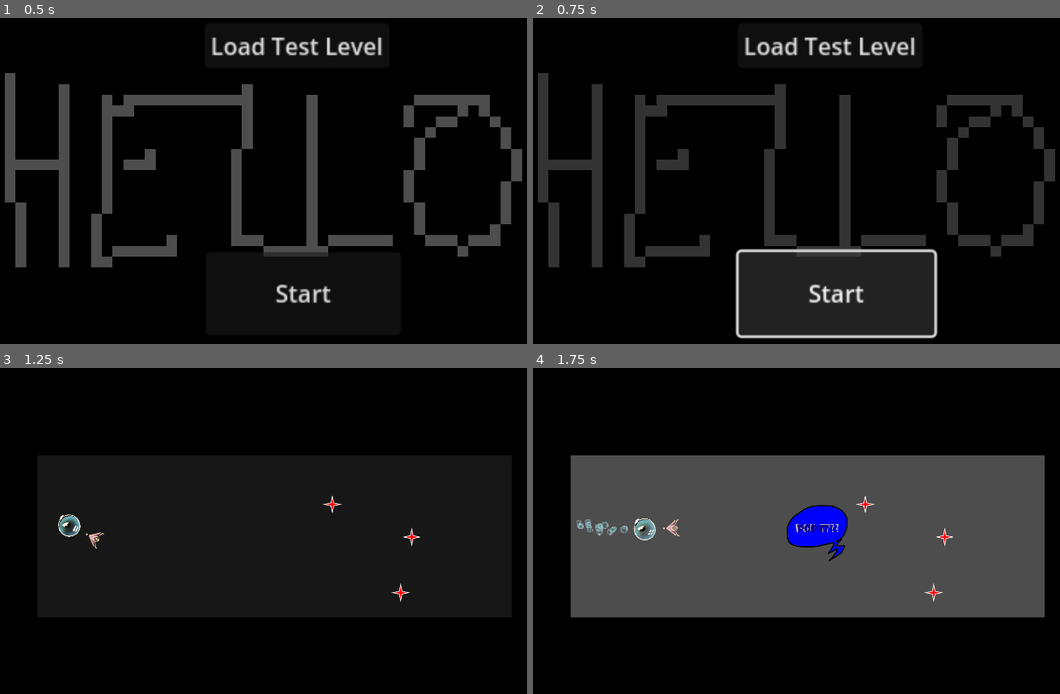
Above: before the commit, frames 1-4 (two rows, left to right).
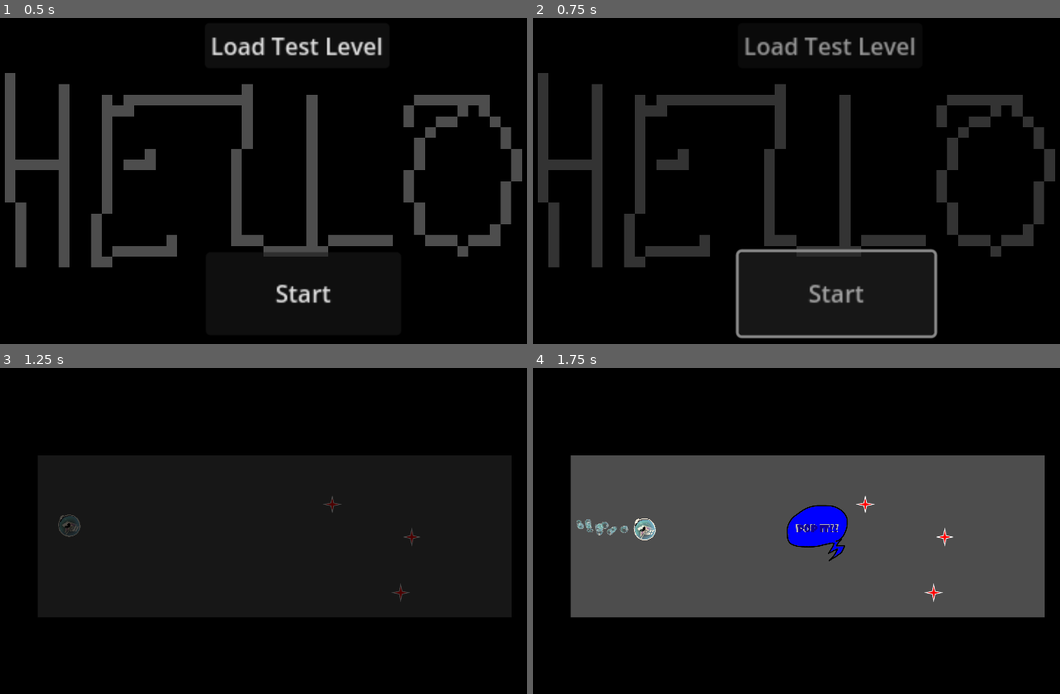
Above: after the commit, the same moments.

Repository: davifarhi/GGJ25-CrashSim-Untitled
Game: Godot game, scene res://scenes/dummy-flow/hello.tscn
Same seed, same stepped clock (60 frames per second), same inputs: the game is played once before the commit and once after it.
Inputs (mouse positions are in pixels of both pictures, inside the frame that each line leads up to):
- Up to frame 1 (0.5 s): no input
- Up to frame 2 (0.75 s): click "Start" at 0.5 s
- Up to frame 3 (1.25 s): no input
- Up to frame 4 (1.75 s): move the mouse to (959, 511) at 1.27 s; click (959, 511) at 1.35 s

Frame 1 is identical in both runs. In frame 2, 2.1% of the frame differs, in the area x 38-77%, y 5-99%; in frame 3, 0.4%; in frame 4, 0.1%.

Commit message:
Fixed some transitions and added fade in/out on end/backtomainmenu

Diff:
--- a/ggj-crashsim-untilted/autoloads/fade.tscn
+++ b/ggj-crashsim-untilted/autoloads/fade.tscn
@@ -65,6 +65,7 @@
 }
 
 [node name="ColorRect" type="ColorRect" parent="."]
+z_index = 800
 offset_right = 40.0
 offset_bottom = 40.0
 scale = Vector2(70.5375, 70.5375)
--- a/ggj-crashsim-untilted/autoloads/game_manager.gd
+++ b/ggj-crashsim-untilted/autoloads/game_manager.gd
@@ -11,6 +11,11 @@
 
 var next_scene: int = 1
 var is_scene_pausable: bool = true
+
+enum FADE_TO { BYE, LEVEL, MENU }
+
+var next_fade_out_to: FADE_TO = FADE_TO.LEVEL
+
 
 # Called when the node enters the scene tree for the first time.
 func _ready() -> void:
@@ -29,6 +34,7 @@
 # Called every frame. 'delta' is the elapsed time since the previous frame.
 func _process(_delta: float) -> void:
 	pass
+
 
 func _start_game() -> void:
 	load_next_scene()
@@ -58,18 +64,21 @@
 
 func load_bye() -> void:
 	is_scene_pausable = false
-	get_tree().change_scene_to_file(SCENE_FILES_BASE + "bye.tscn")
+	Fade.fade_out()
+	next_fade_out_to = FADE_TO.BYE
 
 
 func load_menu() -> void:
 	is_scene_pausable = false
-	get_tree().change_scene_to_file(SCENE_FILES_BASE + "hello.tscn")
-	next_scene = 1
+	Fade.fade_out()
+	PopIt.hide()
+	next_fade_out_to = FADE_TO.MENU
 
 
 func load_next_scene():
 	is_scene_pausable = false
 	Fade.fade_out()
+	next_fade_out_to = FADE_TO.LEVEL
 
 
 func load_test_scene():
@@ -82,13 +91,22 @@
 
 
 func _on_fadein_finished():
-	is_scene_pausable = true
-	PopIt.StartPOPIt.emit()
+	match next_fade_out_to:
+		FADE_TO.LEVEL:
+			is_scene_pausable = true
+			PopIt.StartPOPIt.emit()
 
 
 func _on_fadeout_finished():
-	var next_scene_formatted = SCENE_FILES_BASE + "scene"+ str(next_scene) + ".tscn"
-	get_tree().change_scene_to_file(next_scene_formatted)
-	next_scene += 1
+	match next_fade_out_to:
+		FADE_TO.LEVEL:
+			var next_scene_formatted = SCENE_FILES_BASE + "scene"+ str(next_scene) + ".tscn"
+			get_tree().change_scene_to_file(next_scene_formatted)
+			next_scene += 1
+		FADE_TO.BYE:
+			get_tree().change_scene_to_file(SCENE_FILES_BASE + "bye.tscn")
+		FADE_TO.MENU:
+			get_tree().change_scene_to_file(SCENE_FILES_BASE + "hello.tscn")
+			next_scene = 1
 
 	Fade.fade_in()
--- a/ggj-crashsim-untilted/scenes/Boubou.gd
+++ b/ggj-crashsim-untilted/scenes/Boubou.gd
@@ -85,7 +85,7 @@
 func _process(delta: float)  -> void:
 	if dead:
 		return;
-	if PopIt.is_active():
+	if GameManager.are_game_animations_active():
 		return
 
 	UpdateIndicatorPos()
